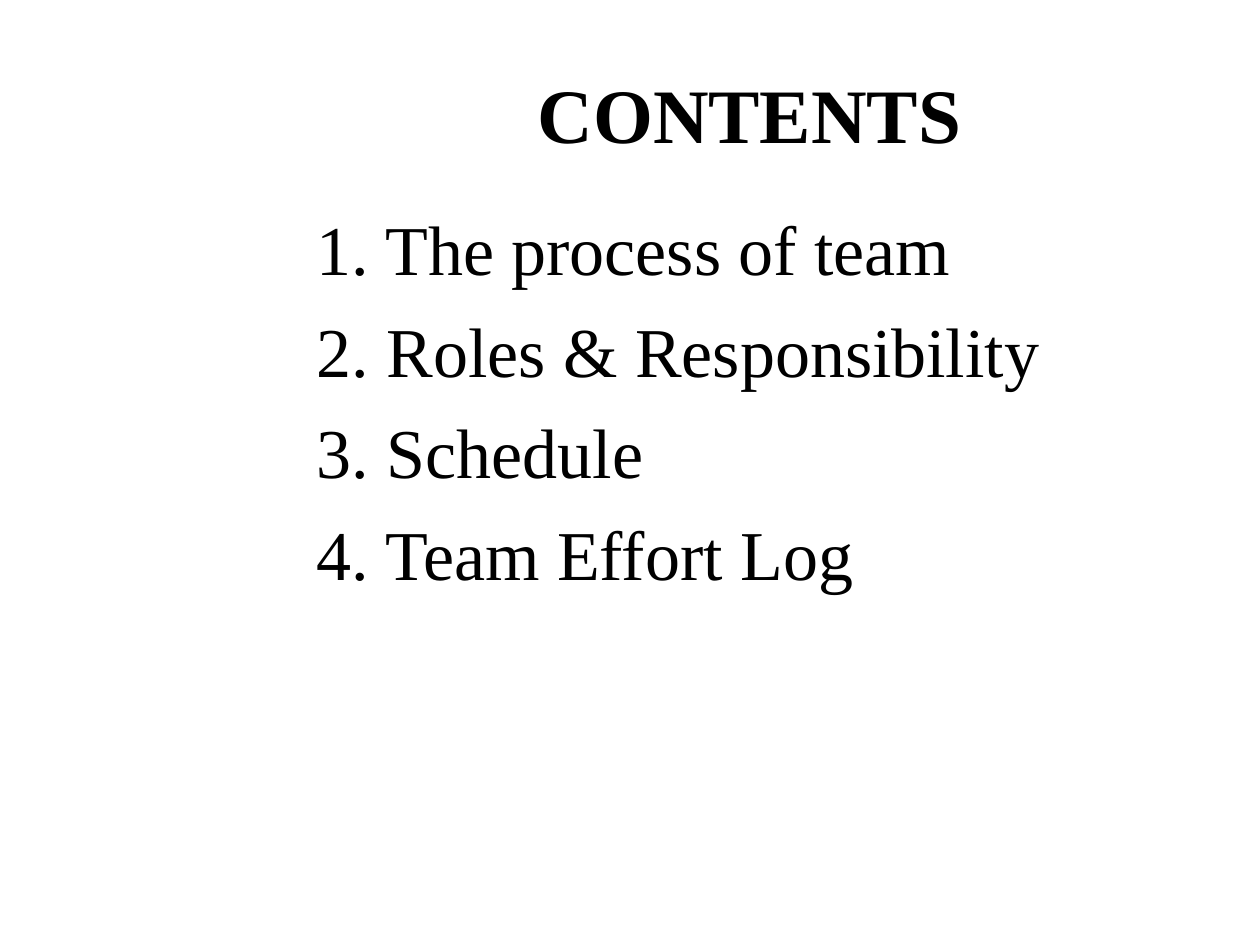
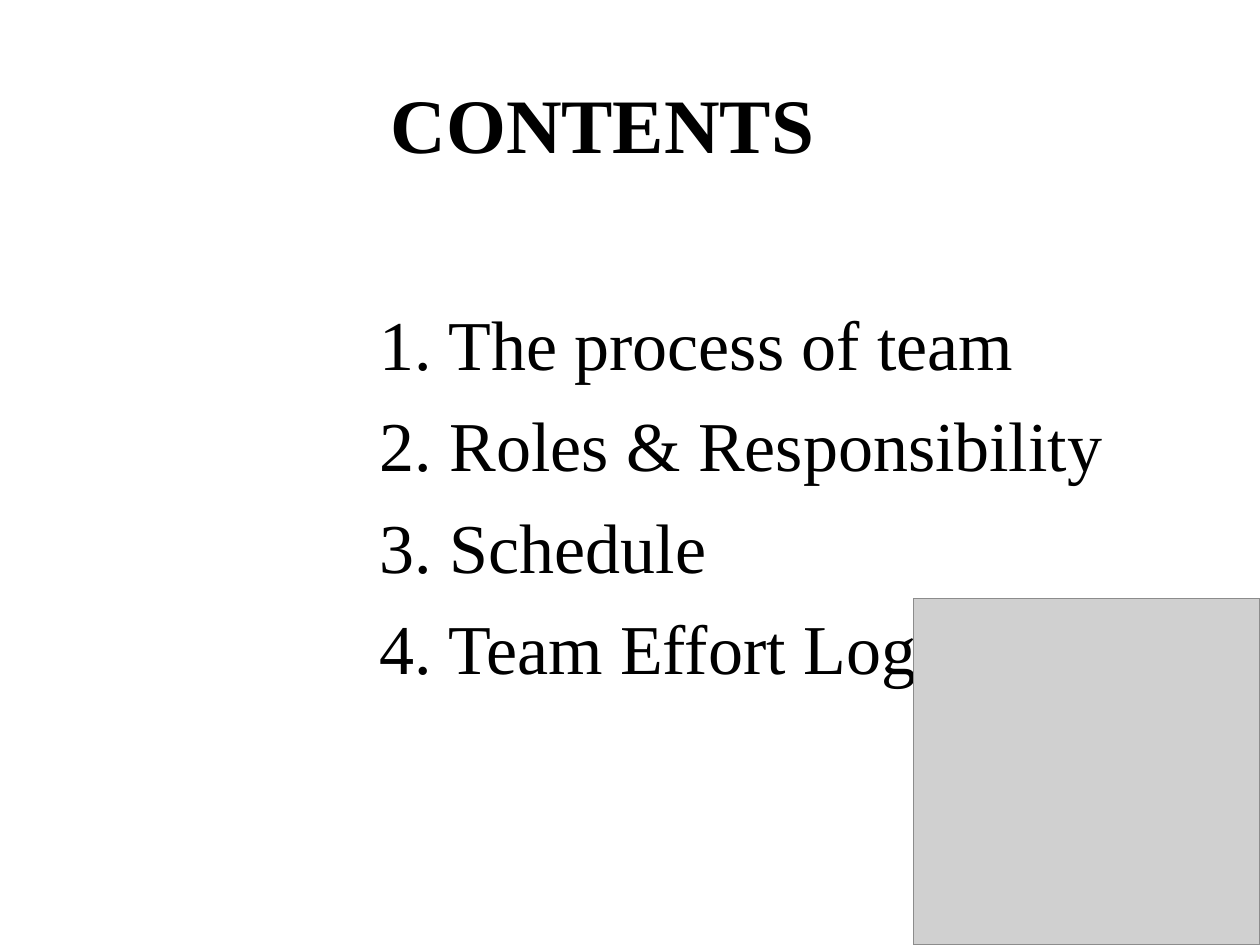
Before and after one commit to T138384/vlu-k15t1-team11, a slide deck: slide 3 of SMA - Software Measurement & Analysis/Asignment-01/K15T1-Team11-Team Assignment1/K15T1-Team11-Team Assignment1.ppt. Drawn at 1260x945 pixels with LibreOffice and Linux fonts; fonts in the diff are those of the drawing; grey boxes stand for pictures; background and template pictures are left out. Boxes give left, top, right and bottom in pixels: in the first picture for what was removed or moved away, otherwise in the second. Text is boxed around its words. In the diff, an @@ line names an element or a change of style, - is before the commit and + after.

```diff
--- a/SMA - Software Measurement & Analysis/Asignment-01/K15T1-Team11-Team Assignment1/K15T1-Team11-Team Assignment1.ppt
+++ b/SMA - Software Measurement & Analysis/Asignment-01/K15T1-Team11-Team Assignment1/K15T1-Team11-Team Assignment1.ppt
@@ title "CONTENTS": place and size @@
-title "CONTENTS" at <box>538,92,961,144</box>
+title "CONTENTS" at <box>391,102,814,154</box>
@@ text "1. The process of team": place and size @@
-text "1. The process of team" at <box>317,225,1039,593</box>
+text "1. The process of team" at <box>380,320,1102,687</box>
@@ picture added at <box>914,598,1260,945</box> @@
```
Also in this commit, not shown: 9 other slides changed, 1 slide added, 1 slide removed, 2 other files.
